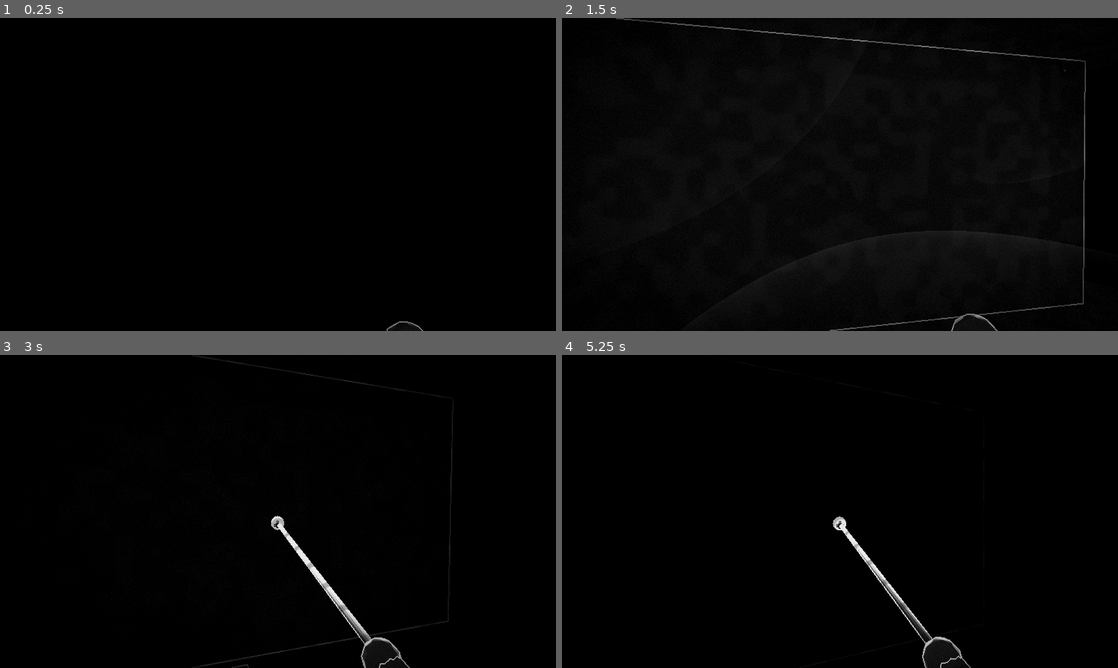
Above: before the commit, frames 1-4 (two rows, left to right).
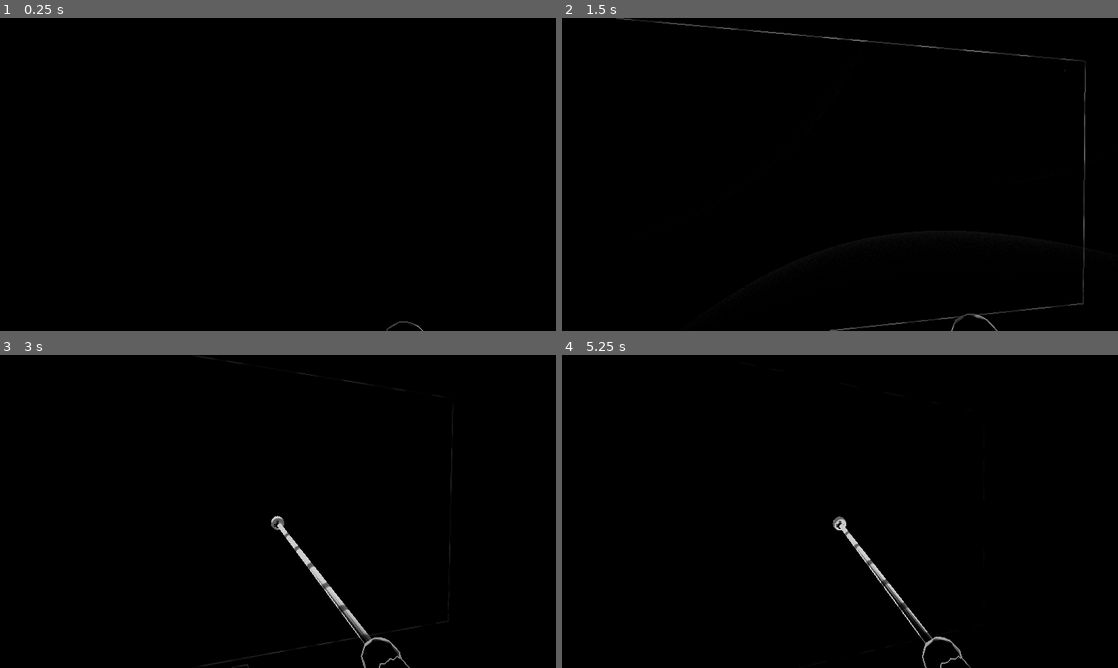
Above: after the commit, the same moments.

Repository: cleveralbatraoz/unseeing
Game: Godot game, scene res://scenes/main.tscn
Same seed, same stepped clock (60 frames per second), same inputs: the game is played once before the commit and once after it.
Inputs (mouse positions are in pixels of both pictures, inside the frame that each line leads up to):
- Up to frame 1 (0.25 s): no input
- Up to frame 2 (1.5 s): tap Enter at 0.5 s; move the mouse to (867, 174) at 0.52 s; hold W (move_forward) from 0.53 s (still down); click (867, 174) at 0.67 s; move the mouse to (812, 174) at 1.27 s
- Up to frame 3 (3 s): keep holding W (move_forward); move the mouse to (289, 505) at 2.02 s; move the mouse to (272, 517) at 2.77 s; click (272, 517) at 2.92 s
- Up to frame 4 (5.25 s): keep holding W (move_forward); move the mouse to (878, 514) at 3.52 s; tap Space at 4.25 s; move the mouse to (795, 508) at 4.27 s; tap Enter at 5 s; move the mouse to (845, 511) at 5.02 s; click (845, 511) at 5.17 s

The runs differ from the first frame. In frame 1, less than 0.1% of the frame differs, in the area x 69-75%, y 96-100%; in frame 2, 0.3%; in frame 3, 0.5%, in the area x 48-71%, y 51-95%; in frame 4, 0.5%.

Commit message:
Surfaces go transparent; materials speak through the outline
Remove the material fill: inside a swept surface is pure void again, so
future sound sources behind walls can render through. The material
signature moves into the outline itself — the pattern is baked into the
reveal, so edge brightness varies along the stroke: rock breaks the
line into rough speckle, wood interrupts it at grain crossings, wool
and cloth soften it. Pattern contrast is boosted to read on a thin
stroke now that no fill supports it.

Diff:
--- a/game/shaders/hearing_post.gdshader
+++ b/game/shaders/hearing_post.gdshader
@@ -59,10 +59,11 @@
 	float nrm = abs(c_l.g - c_r.g) + abs(c_u.g - c_d.g);
 	float edge = max(smoothstep(0.012, 0.03, lap), smoothstep(0.04, 0.08, nrm));
 	float reveal = max(c_c.r, max(max(c_l.r, c_r.r), max(c_u.r, c_d.r)));
+	// surfaces stay transparent — pure void inside, so future sound sources
+	// behind walls can render through; the material signature lives in the
+	// OUTLINE instead (the pattern is baked into R, so edge brightness varies
+	// along the line: rock breaks it roughly, wood interrupts it with grain)
 	vec3 col = vec3(edge * reveal);
-	// the material's cartoon signature: a faint fill inside the swept area —
-	// the pattern itself is baked into R by the data pass
-	col += vec3(0.14 * c_c.r);
 
 	// the waves themselves: rings in the air, cut where the world stands
 	vec3 ndc_far = vec3(uv * 2.0 - 1.0, 1.0);
Not shown, changed: game/shaders/materials.gdshaderinc
